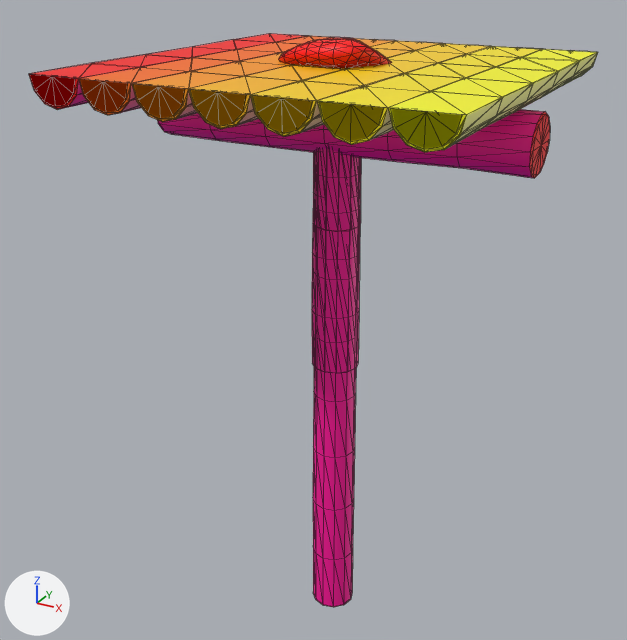
One commit to the glTF model thin-air/assets/models/building/foundation.glb: the scene before it, then after it.
Camera for both pictures: a camera (50 mm lens) standing at (1.97, -3.82, 0.54) and looking at (-0.14, 0.0, -1.37). Every picture has the same lights, and +X, +Y and +Z are marked at lower left. The first picture is the older version. Mesh edges are drawn as thin lines. Vertices at exactly the same position are counted once.

In view in the first picture: 'deck_a', 'deck_b', 'footing', 'post_l', 'post_m', 'post_s', 'sill'.
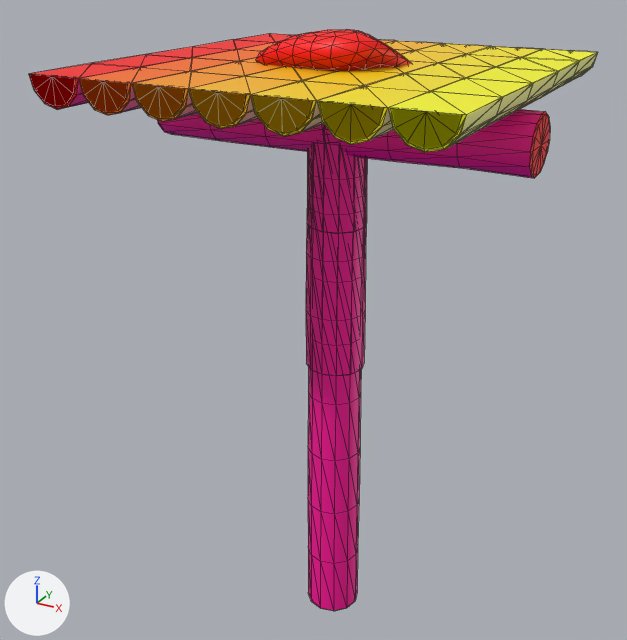
The change, as a list of edits to the scene's bpy script:
```text
Change me_post_s:
    used by ob_post_s; location = (0.0, 0.0, 0.0)
    remove me_post_s.from_pydata(...)  # 78 vertices, 144 faces; spans x -0.128..0.124, y -0.126..0.126, z -0.807..0.007
    add me_post_s.from_pydata(...)  # 78 vertices, 144 faces; spans x -0.16..0.156, y -0.158..0.158, z -0.807..0.007
    me_post_s part 1: 76 of 78 vertices moved; they spanned x -0.128..0.124, y -0.126..0.126, z -0.807..0.007 and now span x -0.16..0.156, y -0.158..0.158, z -0.807..0.007; mean shift (0.0, 0.002, 0.0); largest move (0.113, -0.065, -0.8) -> (0.141, -0.081, -0.8)
Change me_post_m:
    used by ob_post_m; location = (0.0, 0.0, 0.0)
    remove me_post_m.from_pydata(...)  # 104 vertices, 192 faces; spans x -0.13..0.13, y -0.13..0.12, z -1.61..0.01
    add me_post_m.from_pydata(...)  # 104 vertices, 192 faces; spans x -0.16..0.16, y -0.16..0.15, z -1.61..0.01
    me_post_m part 2: the whole mesh is scaled about its middle by (1.26, 1.25, 1)
Change me_post_l:
    used by ob_post_l; location = (0.0, 0.0, 0.0)
    remove me_post_l.from_pydata(...)  # 155 vertices, 288 faces; spans x -0.13..0.13, y -0.13..0.12, z -3.21..0.01
    add me_post_l.from_pydata(...)  # 156 vertices, 288 faces; spans x -0.16..0.16, y -0.16..0.15, z -3.21..0.01
    me_post_l part 3: 153 vertices removed from x -0.13..0.13, y -0.13..0.12, z -3.21..0.01; 154 vertices added at x -0.16..0.16, y -0.16..0.15, z -3.21..0.01
Change me_footing:
    used by ob_footing; location = (0.0, 0.0, 0.0)
    remove me_footing.from_pydata(...)  # 162 vertices, 320 faces; spans x -0.267..0.241, y -0.248..0.239, z -0.07..0.123
    add me_footing.from_pydata(...)  # 162 vertices, 320 faces; spans x -0.369..0.334, y -0.344..0.33, z -0.105..0.163
    me_footing part 4: the whole mesh is multiplied about its middle by the matrix ((1.385, 0.0, 0.0), (0.0, 1.385, 0.0), (0.0, 0.0, 1.385)), then moved by (-0.005, -0.002, 0.002)
```

What differs and where, as boxes [x1, y1, x2, y2] in the pictures (627 x 640 px):
'post_l', reshaped (18% wider, 6% taller)
    before: [313, 149, 361, 607]
    after: [308, 124, 365, 611]
'post_m', rescaled (24% wider)
    before: [312, 149, 361, 373]
    after: [306, 143, 367, 376]
'footing', reshaped (36% wider, 35% taller)
    before: [278, 38, 392, 68]
    after: [256, 30, 411, 71]
'post_s', reshaped (24% wider, 10% taller)
    before: [313, 152, 361, 231]
    after: [307, 146, 367, 233]
